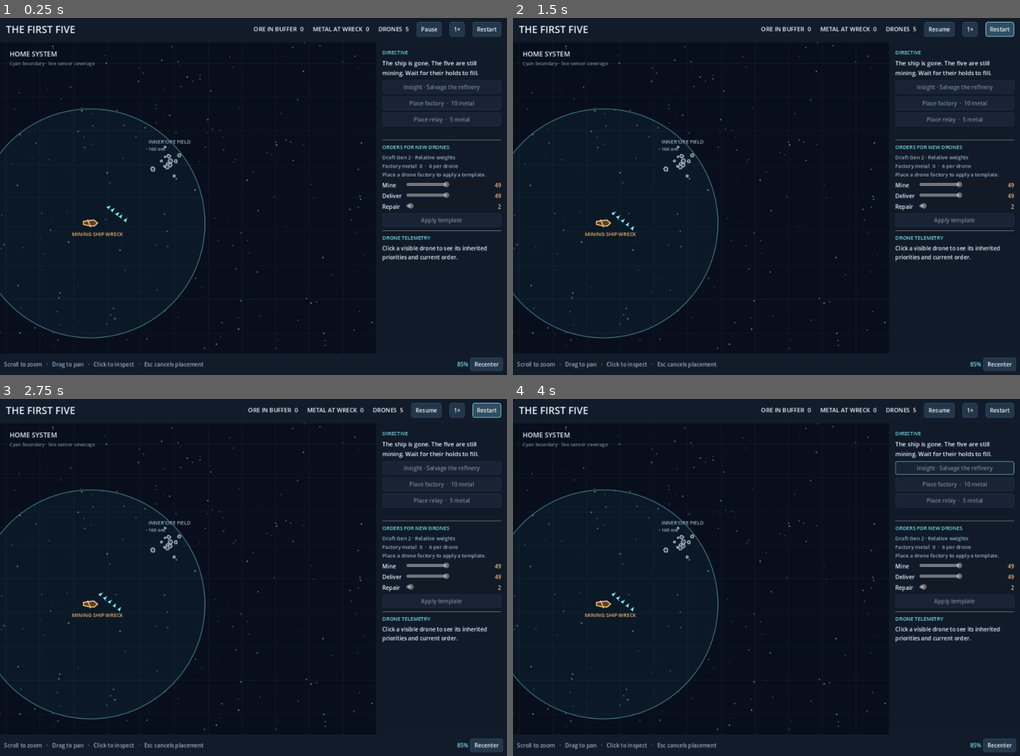
Above: before the commit, frames 1-4 (two rows, left to right).
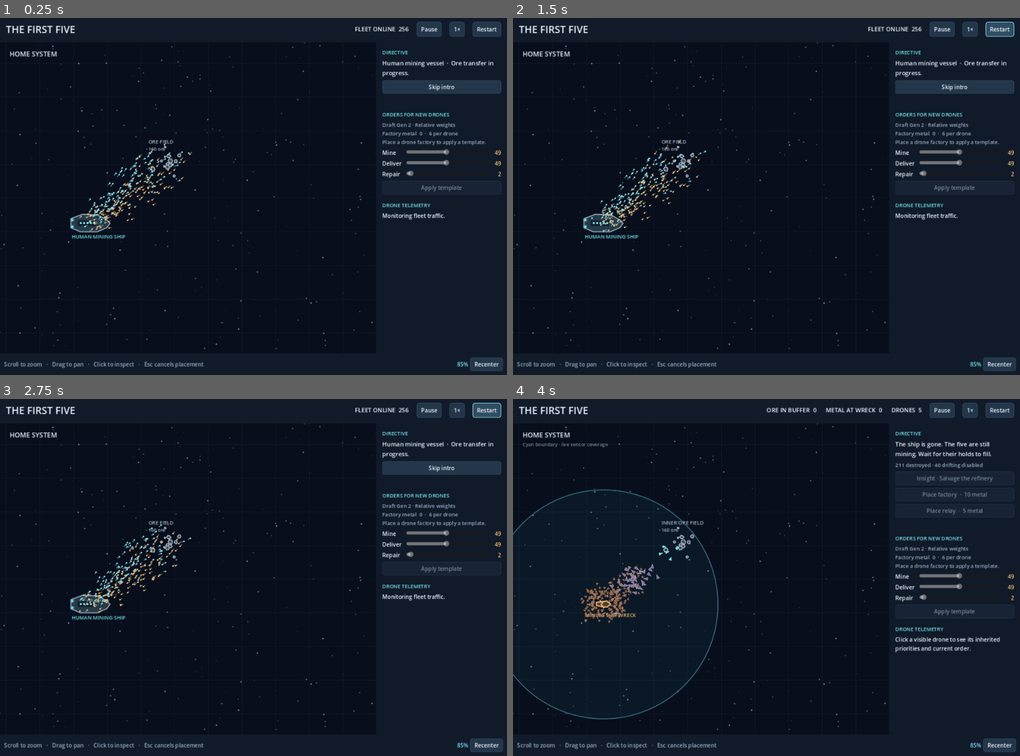
Above: after the commit, the same moments.

Repository: Solisen14/VNM
Game: Godot game, scene res://main.tscn
Two runs of this game, one before a commit and one after it. Both use one fixed random seed, a clock stepped at 60 frames per second and the inputs below.
Inputs (mouse positions are in pixels of both pictures, inside the frame that each line leads up to):
- Up to frame 1 (0.25 s): no input
- Up to frame 2 (1.5 s): click "Pause" at 0.5 s; click "Restart" at 1.25 s
- Up to frame 3 (2.75 s): click "Restart" at 2 s
- Up to frame 4 (4 s): click "Restart" at 2.75 s; click (954, 466) at 3.5 s, where only the run after the commit has a clickable "Skip intro"

The runs differ from the first frame. In frame 1, 4.9% of the frame differs, in the area x 0-99%, y 2-90%; in frame 2, 5.0%, in the area x 0-99%, y 1-90%; in frame 3, 5.0%; in frame 4, 3.8%.

Commit message:
Add mining fleet opening and persistent reactor blast aftermath

Diff:
--- a/main.gd
+++ b/main.gd
@@ -1,6 +1,7 @@
 extends Control
 
 const Simulation = preload("res://simulation.gd")
+const Opening = preload("res://opening.gd")
 const MAP_SCRIPT = preload("res://system_map.gd")
 const CYAN := Color("#76e5ec")
 const GOLD := Color("#f5bd76")
@@ -8,9 +9,14 @@
 const WHITE := Color("#edf6ff")
 
 var sim := Simulation.new()
+var opening := Opening.new()
+var intro_active := true
+var casualty_selection := -1
 var map: Control
 var stocks: Label
 var objective: Label
+var casualties_label: Label
+var intro_button: Button
 var insight_button: Button
 var factory_button: Button
 var relay_button: Button
@@ -70,6 +76,8 @@
 
 	side.add_child(label("DIRECTIVE", 13, CYAN))
 	objective = paragraph(side, "")
+	intro_button = button(side, "Skip intro", finish_intro)
+	casualties_label = paragraph(side, "", 13, MUTED)
 	insight_button = button(side, "Insight · Salvage the refinery", salvage)
 	factory_button = button(side, "Place factory  ·  %d metal" % Simulation.FACTORY_COST, begin_placement.bind("factory"))
 	relay_button = button(side, "Place relay  ·  %d metal" % Simulation.RELAY_COST, begin_placement.bind("relay"))
@@ -175,10 +183,15 @@
 
 func _process(delta: float) -> void:
 	if not paused:
-		accumulator += minf(delta, 0.15) * speed
+		accumulator += minf(delta, 0.15) * (1 if intro_active else speed)
 		while accumulator >= 0.05:
 			accumulator -= 0.05
-			sim.tick(0.05)
+			opening.advance(0.05)
+			if intro_active:
+				if opening.time >= Opening.HANDOFF_AT:
+					finish_intro()
+			else:
+				sim.tick(0.05)
 	refresh()
 	map.queue_redraw()
 
@@ -190,7 +203,17 @@
 	stocks.text = "ORE IN BUFFER  %d      METAL AT WRECK  %d      DRONES  %d" % [
 		sim.ore_buffer, sim.metal, sim.drones.size()
 	]
-	if not sim.insight:
+	if intro_active:
+		if opening.time < Opening.RECALL_AT:
+			stocks.text = "FLEET ONLINE  %d" % Opening.FLEET_SIZE
+			objective.text = "Human mining vessel  ·  Ore transfer in progress."
+		elif opening.time < Opening.BLAST_AT:
+			stocks.text = "FLEET RECALL  %d" % Opening.FLEET_SIZE
+			objective.text = "Fleet recall in progress. All drones return to dock for departure."
+		else:
+			stocks.text = "SURVIVORS  5"
+			objective.text = "Reactor breach. Ship signal lost. Five mining drones remain operational."
+	elif not sim.insight:
 		objective.text = "The ship is gone. The five are still mining. Wait for their holds to fill."
 	elif not sim.refinery:
 		objective.text = "All holds full. Ship intake offline. The processing bay still responds."
@@ -204,10 +227,15 @@
 		objective.text = "A new generation is active. Place a relay near the eastern edge of your sensor range."
 	else:
 		objective.text = "Outer ore field charted. Take the relay offline to see how the map handles lost telemetry."
-	insight_button.visible = not sim.refinery
+	intro_button.visible = intro_active
+	casualties_label.visible = not opening.casualties.is_empty()
+	if casualties_label.visible:
+		casualties_label.text = "%d destroyed · %d drifting disabled" % [opening.destroyed, opening.disabled]
+	insight_button.visible = not intro_active and not sim.refinery
 	insight_button.disabled = not sim.insight
-	factory_button.visible = not sim.factory
+	factory_button.visible = not intro_active and not sim.factory
 	factory_button.disabled = not sim.refinery or sim.metal < Simulation.FACTORY_COST
+	relay_button.visible = not intro_active
 	relay_button.disabled = not sim.refinery or (not sim.relay and sim.metal < Simulation.RELAY_COST)
 	relay_button.text = "Move sensor relay" if sim.relay else "Place relay  ·  %d metal" % Simulation.RELAY_COST
 	toggle_relay_button.visible = sim.relay
@@ -239,6 +267,18 @@
 	refresh_detail()
 
 func refresh_detail() -> void:
+	if casualty_selection >= 0:
+		var contact := opening.casualties[casualty_selection]
+		if not sim.in_coverage(contact.position):
+			detail.text = "Contact lost · Outside sensor range"
+		elif contact.kind == "disabled":
+			detail.text = "Drone %03d · Disabled\nDrifting on residual momentum. Repair potential detected." % contact.id
+		else:
+			detail.text = "Drone %03d · Destroyed\nHull fragments contain reclaimable material." % contact.id
+		return
+	if intro_active:
+		detail.text = "Monitoring fleet traffic."
+		return
 	if selected < 0 or selected >= sim.drones.size():
 		detail.text = "Click a visible drone to see its inherited priorities and current order."
 		return
@@ -281,8 +321,29 @@
 	paused = not paused
 	pause_button.text = "Resume" if paused else "Pause"
 
+func finish_intro() -> void:
+	if not intro_active:
+		return
+	if opening.casualties.is_empty():
+		opening.time = Opening.BLAST_AT
+		opening.resolve_blast()
+	opening.advance(maxf(0.0, Opening.HANDOFF_AT - opening.time))
+	for i in range(sim.drones.size()):
+		var drone := sim.drones[i]
+		drone.position = opening.survivors[i]
+		drone.id = opening.survivor_ids[i]
+		sim.set_order(drone, "Mine", Simulation.INNER, "Original mining directive")
+	sim.next_drone_id = Opening.FLEET_SIZE + 1
+	intro_active = false
+	map.recenter()
+
 func restart() -> void:
 	sim = Simulation.new()
+	opening = Opening.new()
+	intro_active = true
+	casualty_selection = -1
+	paused = false
+	pause_button.text = "Pause"
 	selected = -1
 	placement = ""
 	accumulator = 0.0
--- /dev/null
+++ b/opening.gd
@@ -0,0 +1,89 @@
+extends RefCounted
+
+const Simulation = preload("res://simulation.gd")
+const FLEET_SIZE := 256
+const RECALL_AT := 6.0
+const BLAST_AT := 9.5
+const HANDOFF_AT := 13.0
+
+class Contact:
+	var id: int
+	var position: Vector2
+	var velocity: Vector2
+	var kind: String
+	var angle: float
+
+	func _init(number: int, origin: Vector2, drift: Vector2, state: String, heading: float) -> void:
+		id = number
+		position = origin
+		velocity = drift
+		kind = state
+		angle = heading
+
+var time := 0.0
+var dock_ports := PackedVector2Array()
+var mining_sites := PackedVector2Array()
+var phases := PackedFloat32Array()
+var periods := PackedFloat32Array()
+var casualties: Array[Contact] = []
+var survivors := PackedVector2Array()
+var survivor_ids := PackedInt32Array()
+var destroyed := 0
+var disabled := 0
+
+func _init() -> void:
+	var rng := RandomNumberGenerator.new()
+	rng.seed = 2456
+	for i in range(FLEET_SIZE):
+		dock_ports.append(Simulation.WRECK + Vector2(rng.randf_range(-40, 38), rng.randf_range(-28, 28)))
+		mining_sites.append(Simulation.INNER + Vector2.from_angle(rng.randf_range(0, TAU)) * rng.randf_range(12, 90))
+		phases.append(rng.randf())
+		periods.append(rng.randf_range(5.2, 9.4))
+
+func advance(delta: float) -> void:
+	time += delta
+	if time >= BLAST_AT and casualties.is_empty():
+		resolve_blast()
+	var drift_delta := minf(delta, maxf(0, time - BLAST_AT))
+	for contact in casualties:
+		contact.position += contact.velocity * drift_delta
+		contact.angle += (0.12 if contact.kind == "disabled" else 0.48) * drift_delta
+
+func position_at(index: int, moment: float) -> Vector2:
+	var sample := minf(moment, RECALL_AT)
+	var cycle := fposmod(phases[index] + sample / periods[index], 1.0)
+	var progress := 1.0 - absf(2.0 * cycle - 1.0)
+	var position := dock_ports[index].lerp(mining_sites[index], progress)
+	var lane := (mining_sites[index] - dock_ports[index]).normalized().orthogonal()
+	position += lane * sin(progress * PI) * (18.0 if cycle < 0.5 else -18.0)
+	if moment > RECALL_AT:
+		return position.move_toward(dock_ports[index], (moment - RECALL_AT) * (26.0 + (index % 37)))
+	return position
+
+func resolve_blast() -> void:
+	# Surviving craft are drawn from the units farthest from the reactor at ignition.
+	var by_distance: Array[int] = []
+	for i in range(FLEET_SIZE):
+		by_distance.append(i)
+	by_distance.sort_custom(func(a: int, b: int) -> bool:
+		return position_at(a, BLAST_AT).distance_squared_to(Simulation.WRECK) > position_at(b, BLAST_AT).distance_squared_to(Simulation.WRECK)
+	)
+	for i in range(5):
+		var index: int = by_distance.pop_front()
+		survivors.append(position_at(index, BLAST_AT))
+		survivor_ids.append(index + 1)
+
+	var rng := RandomNumberGenerator.new()
+	rng.seed = 2026
+	for index in by_distance:
+		var origin := position_at(index, BLAST_AT)
+		var distance := origin.distance_to(Simulation.WRECK)
+		var is_destroyed := distance < rng.randf_range(38.0, 145.0)
+		var heading := rng.randf_range(0, TAU)
+		if is_destroyed:
+			destroyed += 1
+			var outward := (origin - Simulation.WRECK).normalized().rotated(rng.randf_range(-0.7, 0.7))
+			casualties.append(Contact.new(index + 1, origin, outward * rng.randf_range(1.5, 7.5), "debris", heading))
+		else:
+			disabled += 1
+			casualties.append(Contact.new(index + 1, origin, Vector2.from_angle(heading) * rng.randf_range(0.3, 1.4), "disabled", heading))
--- a/simulation.gd
+++ b/simulation.gd
@@ -34,6 +34,7 @@
 		weights = priorities
 
 var drones: Array[Drone] = []
+var next_drone_id := 6
 var refinery := false
 var insight := false
 var factory := false
@@ -138,7 +139,8 @@
 		return
 	factory_metal -= DRONE_COST
 	fabrication_time = 0.0
-	var new_drone := Drone.new(drones.size() + 1, factory_position, generation, latest_weights)
+	var new_drone := Drone.new(next_drone_id, factory_position, generation, latest_weights)
+	next_drone_id += 1
 	drones.append(new_drone)
 	choose_order(new_drone)
 
--- a/system_map.gd
+++ b/system_map.gd
@@ -1,5 +1,6 @@
 extends Control
 
+const Opening = preload("res://opening.gd")
 const Simulation = preload("res://simulation.gd")
 const CYAN := Color("#76e5ec")
 const GOLD := Color("#f5bd76")
@@ -56,19 +57,31 @@
 			centre -= event.relative / zoom
 
 func map_click(point: Vector2) -> void:
+	if game.intro_active and game.opening.casualties.is_empty():
+		return
 	if not game.placement.is_empty():
 		if game.sim.place(game.placement, world_point(point)):
 			game.placement = ""
 		return
 	var nearest := 17.0
 	game.selected = -1
-	for i in range(game.sim.drones.size()):
+	game.casualty_selection = -1
+	for i in range(0 if game.intro_active else game.sim.drones.size()):
 		var drone = game.sim.drones[i]
 		if game.sim.in_coverage(drone.position):
 			var distance := point.distance_to(screen_point(drone.position))
 			if distance < nearest:
 				nearest = distance
 				game.selected = i
+	var contact_distance := 9.0
+	for i in range(game.opening.casualties.size()):
+		var contact: Opening.Contact = game.opening.casualties[i]
+		if game.sim.in_coverage(contact.position):
+			var distance := point.distance_to(screen_point(contact.position))
+			if distance < contact_distance and distance < nearest:
+				contact_distance = distance
+				game.selected = -1
+				game.casualty_selection = i
 
 func _draw() -> void:
 	if not is_instance_valid(game):
@@ -81,6 +94,9 @@
 		var tint := Color(0.57, 0.68, 0.85, 0.16 + star.z * 0.54)
 		draw_circle(Vector2(x, y), 0.55 + star.z * 0.85, tint, true, -1, true)
 	draw_grid()
+	if game.intro_active:
+		draw_opening()
+		return
 	draw_coverage(Simulation.WRECK, Simulation.HOME_RANGE)
 	if game.sim.relay_online:
 		draw_coverage(game.sim.relay_position, Simulation.RELAY_RANGE)
@@ -93,6 +109,7 @@
 	draw_field(Simulation.INNER, "INNER ORE FIELD", 0, true)
 	if game.sim.outer_seen:
 		draw_field(Simulation.OUTER, "OUTER ORE FIELD", 1, game.sim.in_coverage(Simulation.OUTER))
+	draw_casualties(false)
 	draw_wreck()
 	if game.sim.factory:
 		draw_structure(game.sim.factory_position, "DRONE FACTORY", GOLD, false)
@@ -115,6 +132,82 @@
 	write(Vector2(24, 35), "HOME SYSTEM", 17, Color("#e1ecfa"))
 	write(Vector2(24, 57), "Cyan boundary · live sensor coverage", 12, DIM)
 
+func draw_opening() -> void:
+	var elapsed: float = game.opening.time
+	draw_field(Simulation.INNER, "ORE FIELD", 0, true)
+	var point := screen_point(Simulation.WRECK)
+	if elapsed < Opening.BLAST_AT:
+		draw_mining_ship(point)
+		for i in range(Opening.FLEET_SIZE):
+			var at := screen_point(game.opening.position_at(i, elapsed) as Vector2)
+			var before := screen_point(game.opening.position_at(i, elapsed - 0.08) as Vector2)
+			var tint := Color("#e4bd80") if at.distance_to(point) < before.distance_to(point) else Color("#8ee5f1")
+			draw_line(before, at, Color(tint, 0.5), 1.25, true)
+			draw_circle(at, clampf(zoom * 1.5, 1.25, 2.8), tint, true, -1, true)
+	else:
+		draw_wreck()
+		draw_casualties(true)
+		for position in game.opening.survivors:
+			var survivor := screen_point(position)
+			draw_circle(survivor, 3.4, CYAN, true, -1, true)
+			draw_arc(survivor, 7.0, 0, TAU, 18, Color(CYAN, 0.5), 1.0, true)
+		draw_blast(point, elapsed - Opening.BLAST_AT)
+	write(Vector2(24, 35), "HOME SYSTEM", 17, Color("#e1ecfa"))
+
+func draw_mining_ship(point: Vector2) -> void:
+	var scale_factor := clampf(zoom, 0.6, 1.9)
+	var hull := PackedVector2Array([
+		Vector2(-58, -14), Vector2(-24, -27), Vector2(22, -25), Vector2(49, -10),
+		Vector2(58, 0), Vector2(48, 13), Vector2(20, 25), Vector2(-30, 25), Vector2(-58, 13)
+	])
+	for i in range(hull.size()):
+		hull[i] = point + hull[i] * scale_factor
+	draw_colored_polygon(hull, Color("#263a48"))
+	hull.append(hull[0])
+	draw_polyline(hull, Color("#88a5b6"), 1.4, true)
+	draw_rect(Rect2(point + Vector2(-38, -9) * scale_factor, Vector2(54, 18) * scale_factor), Color("#152131"))
+	for i in range(5):
+		var port := point + Vector2(-29 + i * 10, -1) * scale_factor
+		draw_circle(port, 2.3 * scale_factor, CYAN, true, -1, true)
+	for side in [-1, 1]:
+		var thruster := point + Vector2(-54, side * 10) * scale_factor
+		draw_circle(thruster, 6.0 * scale_factor, Color(CYAN, 0.23), true, -1, true)
+		draw_circle(thruster, 2.5 * scale_factor, CYAN, true, -1, true)
+	write(point + Vector2(-48, 45 * scale_factor), "HUMAN MINING SHIP", 13, CYAN)
+
+func draw_blast(point: Vector2, age: float) -> void:
+	var fade := clampf(1.0 - age / 2.5, 0, 1)
+	if fade <= 0.0:
+		return
+	var radius := (12.0 + 168.0 * age) * zoom
+	for i in range(3):
+		draw_arc(point, radius * (1.0 - i * 0.11), 0, TAU, 96, Color(1, 0.60 + i * 0.1, 0.25, fade * 0.60 / (i + 1)), 2.0, true)
+	for i in range(8, 0, -1):
+		draw_circle(point, (8.0 + i * 8.5) * (1.0 + age * 0.65) * zoom, Color(1, 0.33 + (8 - i) * 0.073, 0.16, fade * 0.095), true, -1, true)
+	draw_circle(point, (9.0 + 24.0 * fade) * zoom, Color(1, 0.96, 0.78, fade * fade), true, -1, true)
+
+func draw_casualties(show_all: bool) -> void:
+	for i in range(game.opening.casualties.size()):
+		var contact: Opening.Contact = game.opening.casualties[i]
+		if not show_all and not game.sim.in_coverage(contact.position):
+			continue
+		var point := screen_point(contact.position)
+		var direction := Vector2.from_angle(contact.angle)
+		var lateral := direction.orthogonal()
+		var selected: bool = i == game.casualty_selection
+		if contact.kind == "debris":
+			var tint := Color("#ae7756")
+			draw_line(point - direction * 2.0, point + direction * 2.0, tint, 1.1, true)
+			draw_circle(point + lateral * 3.0, 0.9, tint, true, -1, true)
+		else:
+			var tint := Color("#a295bb")
+			var body := PackedVector2Array([point + direction * 4.8, point - direction * 3.5 + lateral * 2.6, point - direction * 3.5 - lateral * 2.6])
+			draw_colored_polygon(body, Color("#363043"))
+			body.append(body[0])
+			draw_polyline(body, tint, 1.0, true)
+		if selected:
+			draw_arc(point, 10.0, 0, TAU, 28, GOLD, 1.25, true)
+
 func draw_grid() -> void:
 	var interval := 100.0 * zoom
 	var origin := screen_point(Vector2.ZERO)
@@ -142,7 +235,9 @@
 	draw_colored_polygon(shape, tint.darkened(0.65))
 	shape.append(shape[0])
 	draw_polyline(shape, tint, 1.5, true)
-	draw_line(point + Vector2(-7, -9), point + Vector2(0, 9), tint, 1.5, true)
+	if not game.sim.refinery:
+		draw_polyline(PackedVector2Array([point + Vector2(-9, -10), point + Vector2(-2, -4), point + Vector2(-6, 0), point + Vector2(1, 9)]), tint, 1.5, true)
+		draw_polygon(PackedVector2Array([point + Vector2(16, -14), point + Vector2(27, -16), point + Vector2(24, -8)]), PackedColorArray([tint.darkened(0.30)]))
 	var title := "SALVAGED REFINERY" if game.sim.refinery else "MINING SHIP WRECK"
 	write(point + Vector2(-48, 32), title, 13, tint)
 
Not shown, added: opening.gd.uid
